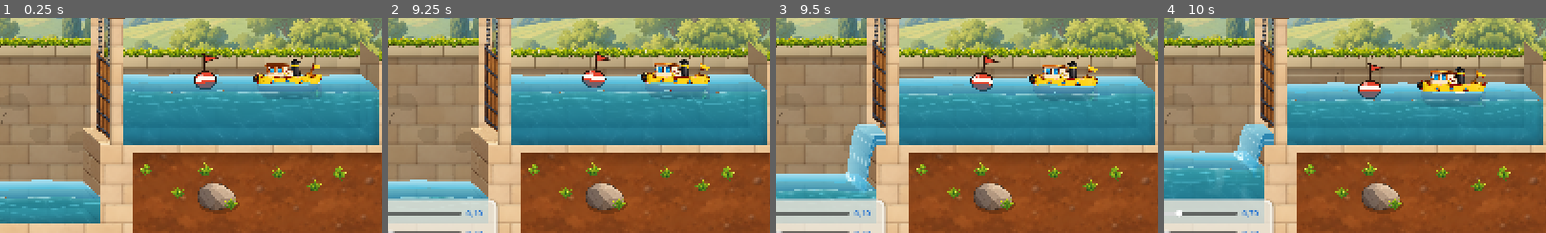
Above: before the commit, frames 1-4 (left to right).
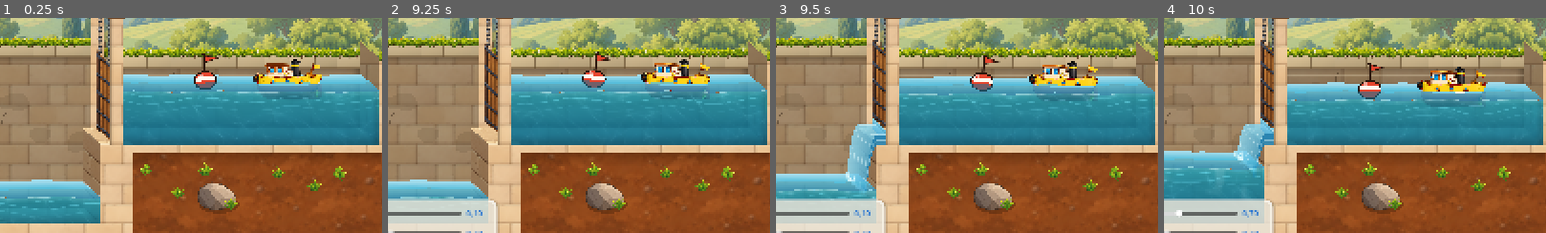
Above: after the commit, the same moments.

Repository: VincentDebaty/station
Game: Godot game, scene res://principal.tscn
Two runs of this game, one before a commit and one after it. Both use one fixed random seed, a clock stepped at 60 frames per second and the inputs below.
Inputs (mouse positions are % of the whole screen's width and height, from its top left):
- Up to frame 1 (0.25 s): no input
- Up to frame 2 (9.25 s): click (95, 92) at 0.5 s; click (5, 92) at 1.25 s; click "Valeurs de départ" at 2 s; click (95, 92) at 2.75 s; click (5, 92) at 3.52 s; click (95, 92) at 4.25 s; click (5, 92) at 5 s; click "Valeurs de départ" at 5.75 s; click "Valeurs de départ" at 6.5 s; move the mouse to (72, 45) at 7.27 s; click (72, 45) at 7.42 s; move the mouse to (30, 55) at 8.02 s; click (30, 55) at 8.17 s; move the mouse to (60, 28) at 8.77 s; click (60, 28) at 8.92 s
- Up to frame 3 (9.5 s): no input
- Up to frame 4 (10 s): move the mouse to (45, 70) at 9.52 s; click (45, 70) at 9.67 s
The pictures show only the part of the screen within x 43-93%, y 26-76%; the shares and areas given below are measured in that part.

Frames 1-2 are identical in both runs. In frame 3, 0.1% of the frame differs, in the area x 25-29%, y 46-54%; in frame 4, 0.1%.

Commit message:
La fente sous une porte entrouverte se remplit de l'eau qui passe dessous
Vincent : « juste en dessous de la porte, on ne voit pas d'eau ; la cascade et
le plan d'eau semblent coupés ». Entre le bas du vantail entrouvert et le
seuil, on voyait le mur du fond : la nappe ne commençait qu'après le vantail,
et l'eau du bassin d'amont s'arrêtait au milieu de la porte, derrière le
pilier avant.

La veine qui passe sous le vantail est maintenant dessinée dans son plan :
- du bas de la porte, ou de la surface d'amont si elle est plus basse,
  jusqu'au seuil ;
- sur toute la largeur du canal ;
- claire en haut, foncée au fond, avec des filets qui filent sous la porte.
La nappe en part sans coupure. Filmé sur le 1-2.

Co-Authored-By: Claude Opus 5.5 <noreply@anthropic.com>

Diff:
--- a/prototypes/ecluses-godot/canal.gd
+++ b/prototypes/ecluses-godot/canal.gd
@@ -1149,6 +1149,11 @@
 	var x := X(gl[i][0] + gl[i][1]) * 0.5 if D != Vector2.ZERO else (X(gl[i][1]) - 9.0 if sens > 0 else X(gl[i][0]) + 9.0)
 	var bord_x := X(gl[i][1]) if sens > 0 else X(gl[i][0])
 	jt.depart_x = x
+	# la veine sous le vantail : du bas de la porte (ou de la surface amont si
+	# elle est plus basse) jusqu'au seuil, dans le plan du vantail
+	jt.vantail_x = x - 5.0 if D != Vector2.ZERO else x
+	jt.y_seuil = po.y_seuil
+	jt.haut_veine = maxf(po.bas_y, minf(eaux[h].hauteur_a(x - sens * 30.0), eaux[h].fond_y))
 	jt.origine = Vector2(bord_x, po.y_seuil - jt.fente * 0.4)
 	jt.surface_bas = eaux[l].hauteur_a(x + sens * 60.0)
 	jt.fond_bas = eaux[l].fond_y
--- a/prototypes/ecluses-godot/jet.gd
+++ b/prototypes/ecluses-godot/jet.gd
@@ -23,7 +23,10 @@
 var surface_bas := 0.0          # y de la surface d'en bas, sous le jet
 var fond_bas := 0.0             # y du fond d'en bas
 var depart_x := 0.0             # sous la porte : l'eau glisse de là jusqu'au bord du bloc
-var profondeur := Vector2.ZERO  # la largeur du canal en vue oblique (le D du canal)
+var profondeur := Vector2.ZERO
+var vantail_x := 0.0            # la fente sous le vantail : son plan,
+var haut_veine := 0.0           # le haut de l'eau qui y passe,
+var y_seuil := 0.0              # et le seuil  # la largeur du canal en vue oblique (le D du canal)
 var _t := 0.0
 var _point_chute := Vector2.ZERO
 var bulles: CPUParticles2D
@@ -77,10 +80,28 @@
 
 func _draw() -> void:
 	if force <= 0.03: return
+	_veine()
 	if noye():
 		_panache()
 	else:
 		_lame()
+
+# L'eau qui passe SOUS le vantail, dans la fente, sur toute la largeur du
+# canal : sans elle, on voyait le mur du fond entre le bas de la porte et le
+# seuil, et la nappe paraissait coupée de son bassin (Vincent).
+func _veine() -> void:
+	if profondeur == Vector2.ZERO or y_seuil - haut_veine < 1.0: return
+	var D := profondeur
+	var a := Vector2(vantail_x, haut_veine)
+	var b := Vector2(vantail_x, y_seuil)
+	draw_polygon(PackedVector2Array([a, a + D, b + D, b]),
+		PackedColorArray([Color(0.4, 0.78, 0.92, 0.95), Color(0.55, 0.86, 0.95, 0.95), Color(0.12, 0.45, 0.62, 0.95), Color(0.1, 0.42, 0.6, 0.95)]))
+	# des filets qui filent sous la porte
+	for k in 3:
+		var f := fmod(_t * 1.8 + k / 3.0, 1.0)
+		var y := lerpf(haut_veine, y_seuil, 0.2 + 0.6 * float(k) / 2.0)
+		var p := Vector2(vantail_x, y) + D * f
+		draw_line(p, p + D * 0.18, Color(0.9, 1, 1, 0.5), 1.4, true)
 
 # La lame d'eau, de la fente à la surface d'en bas. En vue oblique, la fente
 # sous la porte traverse tout le canal, de la coupe au mur du fond : l'eau en
